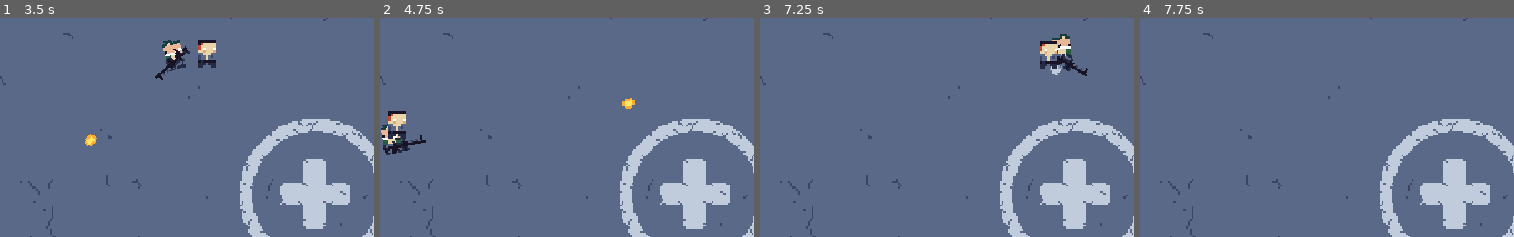
Above: before the commit, frames 1-4 (left to right).
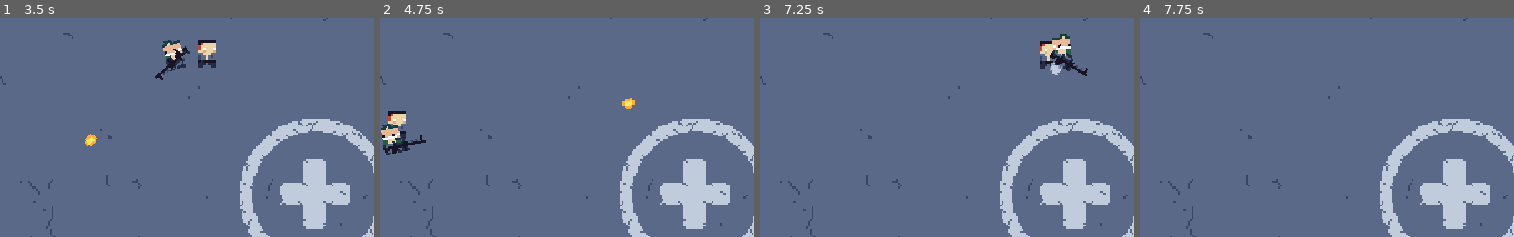
Above: after the commit, the same moments.

Repository: noahpete/zombies
Game: Godot game, scene res://scenes/ui/main_menu/main_menu.tscn
Same seed, same stepped clock (60 frames per second), same inputs: the game is played once before the commit and once after it.
Inputs (mouse positions are % of the whole screen's width and height, from its top left):
- Up to frame 1 (3.5 s): tap Enter at 0.5 s; move the mouse to (44, 69) at 0.52 s; press the mouse at (44, 69) at 0.53 s; hold W (up) 0.53-1.25 s; release the mouse at (44, 69) at 1.25 s; click "Host" at 1.25 s; tap Space at 2 s; move the mouse to (82, 64) at 2.02 s; hold W (up) 2.03-2.78 s; tap I at 2.1 s; move the mouse to (17, 33) at 2.77 s; press the mouse at (17, 33) at 2.78 s; hold A (left) from 2.78 s (still down)
- Up to frame 2 (4.75 s): move the mouse to (55, 49) at 3.52 s; release the mouse at (55, 49) at 3.53 s; tap I at 3.6 s; move the mouse to (33, 23) at 4.27 s; release A (left) at 4.28 s; press the mouse at (33, 23) at 4.28 s; hold S (down) from 4.28 s (still down)
- Up to frame 3 (7.25 s): move the mouse to (73, 44) at 5.02 s; release S (down) at 5.03 s; release the mouse at (73, 44) at 5.03 s; hold D (right) 5.03-5.78 s; tap I at 5.1, 6.6 s; move the mouse to (28, 54) at 5.77 s; press the mouse at (28, 54) at 5.78 s; hold W (up) 5.78-6.53 s; move the mouse to (60, 26) at 6.52 s; release the mouse at (60, 26) at 6.53 s; hold D (right) from 6.53 s (still down)
- Up to frame 4 (7.75 s): keep holding D (right); move the mouse to (44, 69) at 7.27 s; press the mouse at (44, 69) at 7.28 s
The pictures show only the part of the screen within x 7-57%, y 3-53%; the shares and areas given below are measured in that part.

Frame 1 is identical in both runs. In frame 2, 0.2% of the frame differs, in the area x 2-6%, y 48-56%; in frame 3, 0.2%; in frame 4, nothing differs.

Commit message:
Use y sorting

Diff:
--- a/scenes/entities/player/player.tscn
+++ b/scenes/entities/player/player.tscn
@@ -185,6 +185,7 @@
 shape = SubResource("CircleShape2D_kn7m8")
 
 [node name="HurtboxComponent" parent="." unique_id=457356280 node_paths=PackedStringArray("health_component") instance=ExtResource("7_bj7e2")]
+visible = false
 position = Vector2(1, -5)
 collision_mask = 4
 health_component = NodePath("../HealthComponent")
--- a/scenes/main/main.tscn
+++ b/scenes/main/main.tscn
@@ -14,12 +14,12 @@
 script = ExtResource("1_iuonh")
 
 [node name="EnemyManager" parent="." unique_id=1929653180 node_paths=PackedStringArray("enemy_spawn_root", "spawn_rectangle") instance=ExtResource("2_k2fmo")]
-enemy_spawn_root = NodePath("../World")
+enemy_spawn_root = NodePath("../World/YSortRoot")
 spawn_rectangle = NodePath("../SpawnRectangle")
 
 [node name="MultiplayerSpawner" type="MultiplayerSpawner" parent="." unique_id=319979742]
 _spawnable_scenes = PackedStringArray("uid://dqt2vor1gri6h", "uid://cikajgwqagnfl")
-spawn_path = NodePath("../World")
+spawn_path = NodePath("../World/YSortRoot")
 
 [node name="World" type="Node2D" parent="." unique_id=365328731]
 
@@ -66,6 +66,9 @@
 
 [node name="PlayerSpawn" type="Marker2D" parent="World" unique_id=256679483]
 
+[node name="YSortRoot" type="Node2D" parent="World" unique_id=1719353529]
+y_sort_enabled = true
+
 [node name="Camera2D" type="Camera2D" parent="." unique_id=526234008]
 zoom = Vector2(2, 2)
 
